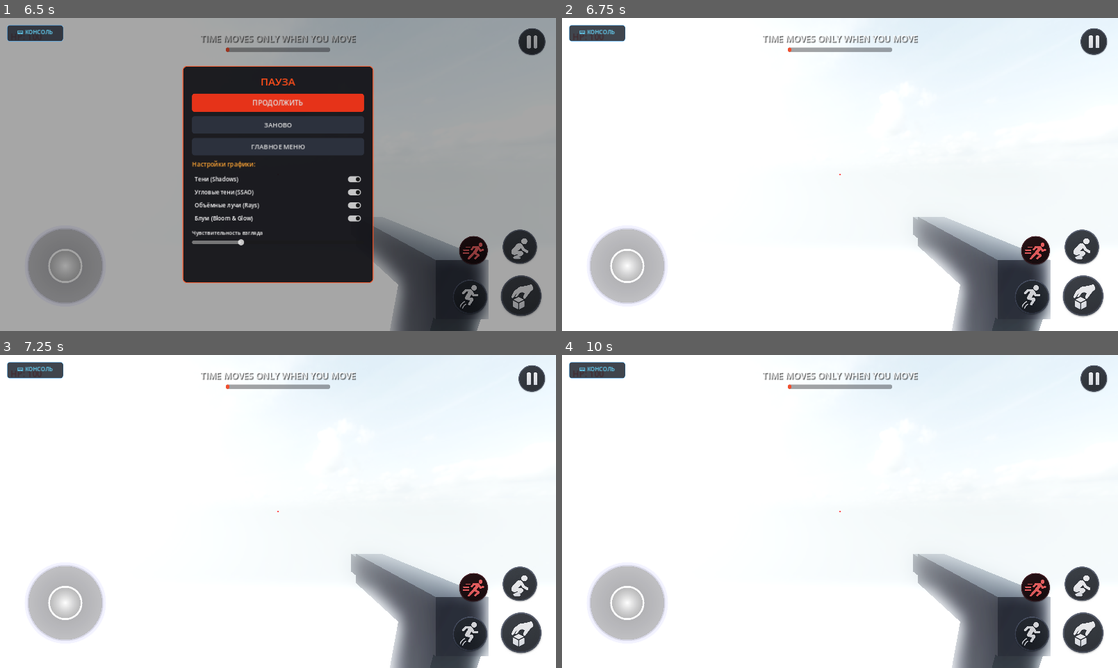
Above: before the commit, frames 1-4 (two rows, left to right).
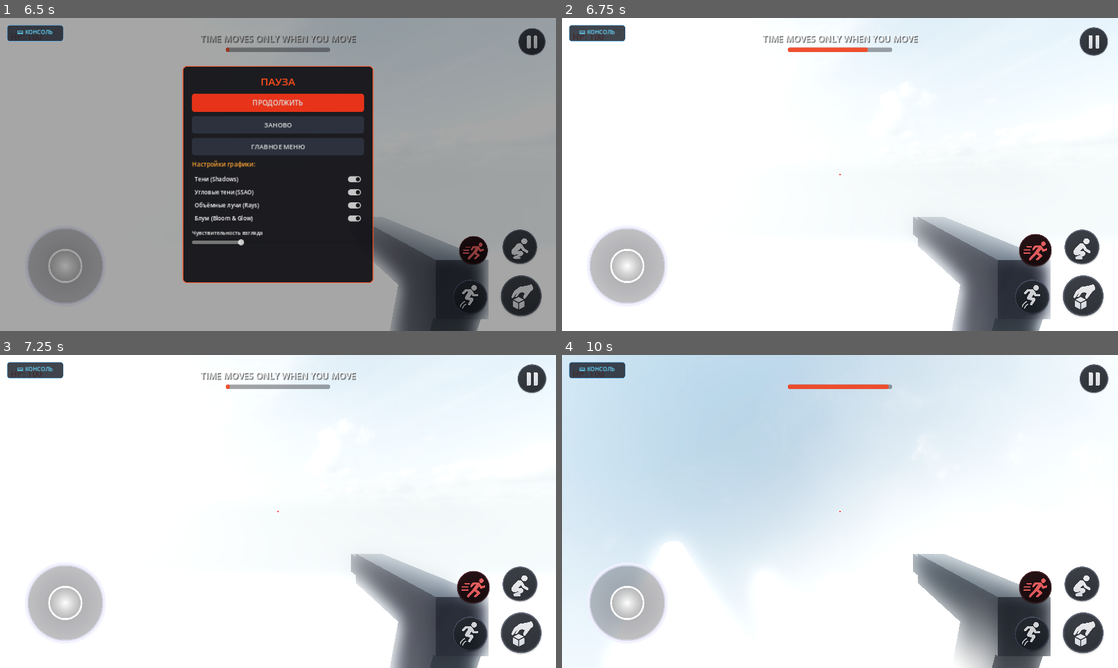
Above: after the commit, the same moments.

Repository: Sh1rka69/Super-Hot-Godot
Game: Godot game, scene res://scenes/main.tscn
Two runs of this game, one before a commit and one after it. Both use one fixed random seed, a clock stepped at 60 frames per second and the inputs below. This scene is started directly instead of the project's main scene.
Inputs (mouse positions are in pixels of both pictures, inside the frame that each line leads up to):
- Up to frame 1 (6.5 s): click "📟 КОНСОЛЬ" at 0.5 s; click "🔍 ПЕРЕПРОВЕРИТЬ ПРОЕКТ" at 1.25 s; click "✕" at 2 s; click (522, 296) at 2.75 s; click (472, 296) at 3.5 s; click (522, 246) at 4.25 s; click (472, 249) at 5 s; click (533, 43) at 5.75 s
- Up to frame 2 (6.75 s): click "ПРОДОЛЖИТЬ" at 6.5 s
- Up to frame 3 (7.25 s): no input
- Up to frame 4 (10 s): tap Enter at 7.25, 9.5 s; move the mouse to (962, 495) at 7.27 s; hold Right (move_right) 7.28-8 s; tap C (crouch) at 7.35 s; click (962, 495) at 7.42 s; tap Space (jump) at 7.52, 8.75 s; drag from (728, 527) to (812, 574) at 8.02 s; move the mouse to (895, 442) at 8.77 s; hold Right (move_right) 8.78-9.5 s; tap Shift (run) at 8.85 s; drag from (812, 574) to (673, 464) at 9.52 s

Frame 1 is identical in both runs. In frame 2, 0.5% of the frame differs, in the area x 41-99%, y 2-80%; in frame 3, 0.4%; in frame 4, 37%, in the area x 0-99%, y 0-100%.

Commit message:
Fix pistol physics deferred parenting, prevent pause menu signal recursion, and fix settings freeze
Co-authored-by: arena-agent <297053741+arena-agent@users.noreply.github.com>

Diff:
--- a/scenes/ui/main_menu.gd
+++ b/scenes/ui/main_menu.gd
@@ -1,7 +1,7 @@
 extends Control
 
 ## Main Menu for "Very Hot"
-## Features interactive live 3D background with instant visual feedback for graphics settings.
+## Features interactive live 3D background and settings management with zero signal feedback loops.
 
 @onready var btn_play = $UI/CenterContainer/VBoxContainer/PlayButton
 @onready var btn_settings = $UI/CenterContainer/VBoxContainer/SettingsButton
@@ -21,7 +21,6 @@
 @onready var controls_modal = $UI/ControlsModal
 @onready var btn_close_controls = $UI/ControlsModal/Panel/VBoxContainer/CloseControlsButton
 
-@onready var menu_cam = $Menu3D/CameraPivot/Camera3D
 @onready var cam_pivot = $Menu3D/CameraPivot
 @onready var world_env = $Menu3D/WorldEnvironment
 @onready var dir_light = $Menu3D/DirectionalLight3D
@@ -46,7 +45,21 @@
 	btn_close_settings.pressed.connect(func(): settings_modal.visible = false)
 	btn_close_controls.pressed.connect(func(): controls_modal.visible = false)
 
-	_init_settings_ui()
+	if sens_slider:
+		sens_slider.value_changed.connect(_on_sens_changed)
+	if vol_slider:
+		vol_slider.value_changed.connect(_on_vol_changed)
+
+	if check_shadows:
+		check_shadows.toggled.connect(func(val): GameManager.set_graphics_param("shadows", val))
+	if check_ssao:
+		check_ssao.toggled.connect(func(val): GameManager.set_graphics_param("ssao", val))
+	if check_rays:
+		check_rays.toggled.connect(func(val): GameManager.set_graphics_param("volumetric_rays", val))
+	if check_bloom:
+		check_bloom.toggled.connect(func(val): GameManager.set_graphics_param("bloom", val))
+
+	_sync_ui_values()
 	GameManager.apply_graphics_to_current_scene(world_env, dir_light, sun_rays)
 	GameManager.graphics_settings_changed.connect(_on_graphics_changed)
 
@@ -59,36 +72,25 @@
 	if preview_enemy and preview_enemy.has_method("_update_crystal_materials"):
 		preview_enemy._update_crystal_materials()
 
-func _init_settings_ui() -> void:
+func _sync_ui_values() -> void:
 	if sens_slider:
-		sens_slider.value = GameManager.touch_look_sensitivity * 1000.0
-		sens_slider.value_changed.connect(_on_sens_changed)
-
+		sens_slider.set_value_no_signal(GameManager.touch_look_sensitivity * 1000.0)
 	if vol_slider:
-		vol_slider.value = GameManager.sound_volume * 100.0
-		vol_slider.value_changed.connect(_on_vol_changed)
-
+		vol_slider.set_value_no_signal(GameManager.sound_volume * 100.0)
 	if check_shadows:
-		check_shadows.button_pressed = GameManager.shadows_enabled
-		check_shadows.toggled.connect(func(val): GameManager.set_graphics_param("shadows", val))
-
+		check_shadows.set_pressed_no_signal(GameManager.shadows_enabled)
 	if check_ssao:
-		check_ssao.button_pressed = GameManager.ssao_enabled
-		check_ssao.toggled.connect(func(val): GameManager.set_graphics_param("ssao", val))
-
+		check_ssao.set_pressed_no_signal(GameManager.ssao_enabled)
 	if check_rays:
-		check_rays.button_pressed = GameManager.volumetric_rays_enabled
-		check_rays.toggled.connect(func(val): GameManager.set_graphics_param("volumetric_rays", val))
-
+		check_rays.set_pressed_no_signal(GameManager.volumetric_rays_enabled)
 	if check_bloom:
-		check_bloom.button_pressed = GameManager.bloom_enabled
-		check_bloom.toggled.connect(func(val): GameManager.set_graphics_param("bloom", val))
+		check_bloom.set_pressed_no_signal(GameManager.bloom_enabled)
 
 func _on_play_pressed() -> void:
 	GameManager.restart_game()
 
 func _on_settings_pressed() -> void:
-	_init_settings_ui()
+	_sync_ui_values()
 	settings_modal.visible = true
 
 func _on_controls_pressed() -> void:
--- a/scenes/ui/pause_menu.gd
+++ b/scenes/ui/pause_menu.gd
@@ -1,7 +1,7 @@
 extends CanvasLayer
 
 ## Pause Menu for "Very Hot"
-## Allows in-game real-time graphics and control settings adjustments.
+## Manages in-game graphics and sensitivity adjustments without signal feedback loops or freezes.
 
 @onready var panel = $Control/Panel
 @onready var resume_btn = $Control/Panel/VBoxContainer/ResumeButton
@@ -26,28 +26,31 @@
 	if menu_btn:
 		menu_btn.pressed.connect(_on_menu_pressed)
 
-	_init_ui()
-
-func _init_ui() -> void:
 	if sens_slider:
-		sens_slider.value = GameManager.touch_look_sensitivity * 1000.0
 		sens_slider.value_changed.connect(_on_sens_changed)
 
 	if check_shadows:
-		check_shadows.button_pressed = GameManager.shadows_enabled
 		check_shadows.toggled.connect(func(val): GameManager.set_graphics_param("shadows", val))
+	if check_ssao:
+		check_ssao.toggled.connect(func(val): GameManager.set_graphics_param("ssao", val))
+	if check_rays:
+		check_rays.toggled.connect(func(val): GameManager.set_graphics_param("volumetric_rays", val))
+	if check_bloom:
+		check_bloom.toggled.connect(func(val): GameManager.set_graphics_param("bloom", val))
 
+	_sync_ui_values()
+
+func _sync_ui_values() -> void:
+	if sens_slider:
+		sens_slider.set_value_no_signal(GameManager.touch_look_sensitivity * 1000.0)
+	if check_shadows:
+		check_shadows.set_pressed_no_signal(GameManager.shadows_enabled)
 	if check_ssao:
-		check_ssao.button_pressed = GameManager.ssao_enabled
-		check_ssao.toggled.connect(func(val): GameManager.set_graphics_param("ssao", val))
-
+		check_ssao.set_pressed_no_signal(GameManager.ssao_enabled)
 	if check_rays:
-		check_rays.button_pressed = GameManager.volumetric_rays_enabled
-		check_rays.toggled.connect(func(val): GameManager.set_graphics_param("volumetric_rays", val))
-
+		check_rays.set_pressed_no_signal(GameManager.volumetric_rays_enabled)
 	if check_bloom:
-		check_bloom.button_pressed = GameManager.bloom_enabled
-		check_bloom.toggled.connect(func(val): GameManager.set_graphics_param("bloom", val))
+		check_bloom.set_pressed_no_signal(GameManager.bloom_enabled)
 
 func _unhandled_input(event: InputEvent) -> void:
 	if event.is_action_pressed("ui_cancel") or (event is InputEventKey and event.pressed and event.keycode == KEY_ESCAPE):
@@ -62,7 +65,7 @@
 		GameManager.toggle_pause()
 
 func show_menu() -> void:
-	_init_ui()
+	_sync_ui_values()
 	visible = true
 	Input.mouse_mode = Input.MOUSE_MODE_VISIBLE
 
@@ -73,7 +76,10 @@
 
 func _on_resume_pressed() -> void:
 	hide_menu()
-	GameManager.toggle_pause()
+	if get_tree().paused:
+		get_tree().paused = false
+	GameManager.current_state = GameManager.GameState.PLAYING
+	GameManager.request_time_scale(0.8, 0.3)
 
 func _on_restart_pressed() -> void:
 	hide_menu()
--- a/scenes/weapons/pistol.gd
+++ b/scenes/weapons/pistol.gd
@@ -1,7 +1,7 @@
 extends RigidBody3D
 
 ## Pistol Weapon for "Very Hot"
-## Can be held, fired, dropped, or thrown at enemies.
+## Thread-safe, deferred parenting to prevent physics callback lockups.
 
 signal fired(ammo_left: int)
 
@@ -27,12 +27,17 @@
 func equip_to_hand(parent_node: Node3D) -> void:
 	is_equipped = true
 	is_thrown = false
-	freeze = true
-	collision_layer = 0
-	collision_mask = 0
+	set_deferred("freeze", true)
+	set_deferred("collision_layer", 0)
+	set_deferred("collision_mask", 0)
 	if pickup_area:
-		pickup_area.monitoring = false
+		pickup_area.set_deferred("monitoring", false)
 
+	_reparent_to_hand.call_deferred(parent_node)
+
+func _reparent_to_hand(parent_node: Node3D) -> void:
+	if not is_instance_valid(parent_node):
+		return
 	if get_parent():
 		get_parent().remove_child(self)
 	parent_node.add_child(self)
@@ -40,16 +45,20 @@
 
 func drop_or_throw(from_transform: Transform3D, throw_impulse: Vector3) -> void:
 	is_equipped = false
-	freeze = false
-	collision_layer = 2
-	collision_mask = 1
+	_reparent_to_world.call_deferred(from_transform, throw_impulse)
+
+func _reparent_to_world(from_transform: Transform3D, throw_impulse: Vector3) -> void:
+	set_deferred("freeze", false)
+	set_deferred("collision_layer", 2)
+	set_deferred("collision_mask", 1)
 	if pickup_area:
-		pickup_area.monitoring = true
+		pickup_area.set_deferred("monitoring", true)
 
 	var world_tree = get_tree().current_scene
 	if get_parent():
 		get_parent().remove_child(self)
-	world_tree.add_child(self)
+	if is_instance_valid(world_tree):
+		world_tree.add_child(self)
 	global_transform = from_transform
 
 	if throw_impulse != Vector3.ZERO:
@@ -66,13 +75,11 @@
 	current_ammo -= 1
 	SoundManager.play_shoot()
 
-	# Flash effect
 	if muzzle_flash:
 		muzzle_flash.visible = true
 		var tween = create_tween()
 		tween.tween_property(muzzle_flash, "visible", false, 0.05)
 
-	# Spawn bullet
 	var bullet = BULLET_SCENE.instantiate()
 	var spawn_pos: Vector3 = muzzle.global_position if muzzle else global_position
 	get_tree().current_scene.add_child(bullet)
@@ -89,6 +96,5 @@
 			body.take_hit(global_position, linear_velocity.normalized())
 			SoundManager.play_hit()
 			is_thrown = false
-	# Check if player stepped on it while empty-handed
 	if body.is_in_group("player") and body.has_method("try_pickup_weapon"):
 		body.try_pickup_weapon(self)
Not shown, changed: Very_Hot_Godot_Project.zip
